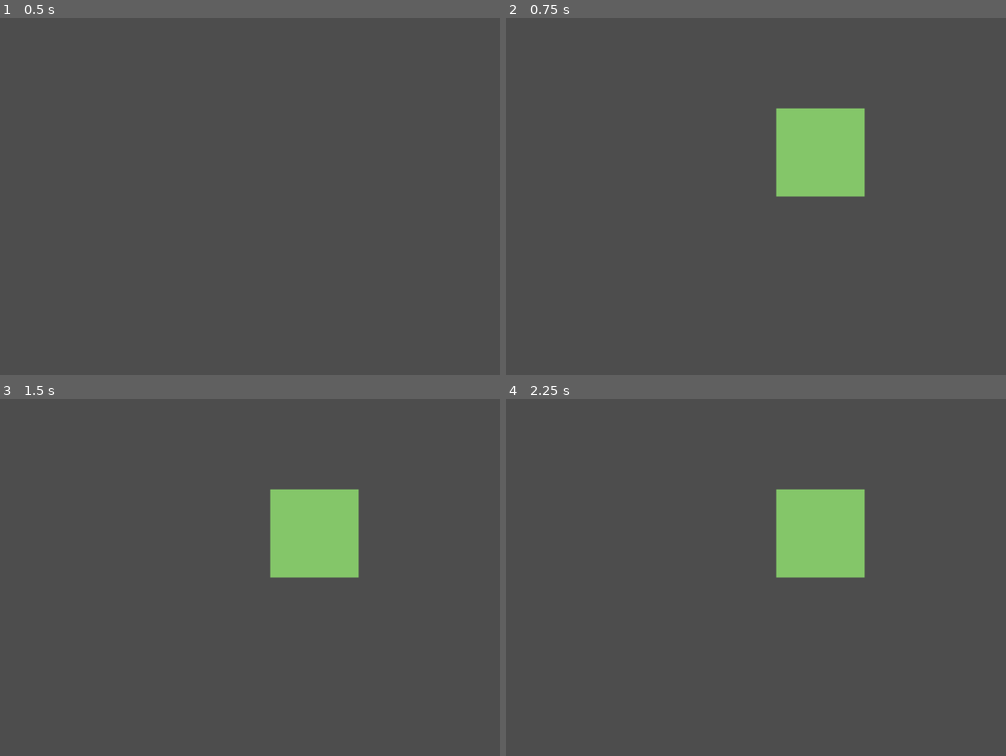
Above: before the commit, frames 1-4 (two rows, left to right).
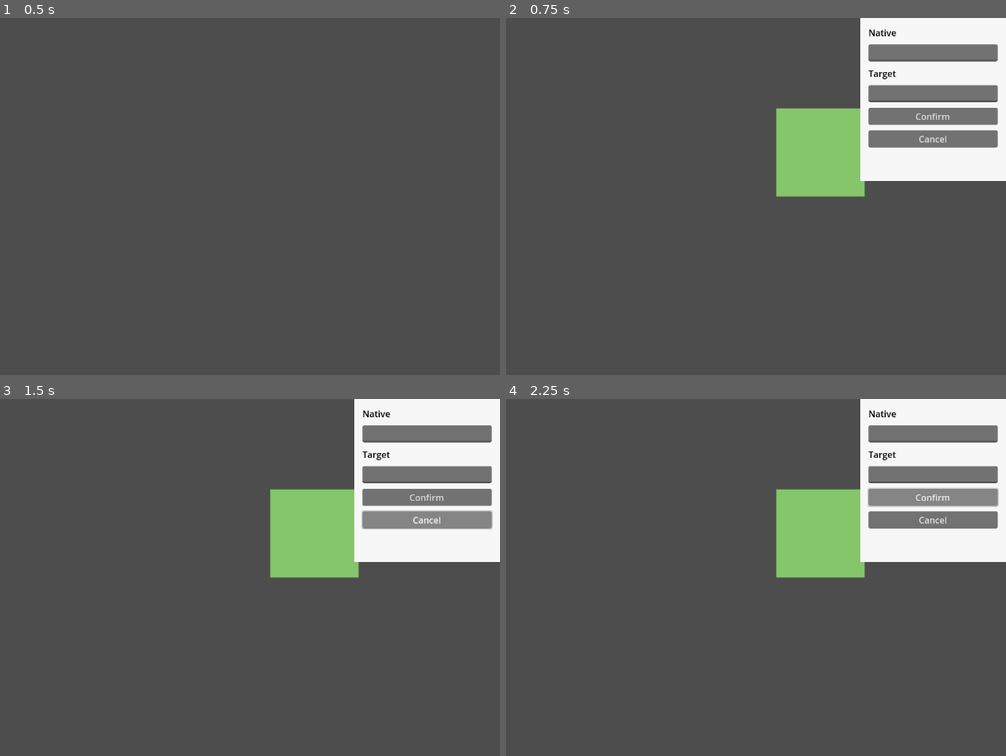
Above: after the commit, the same moments.

Repository: koljapluemer/vocab-city
Game: Godot game, scene res://scenes/Game.tscn
The game is run twice, just before and just after one commit, with the same random seed, the same clock (stepped at 60 frames per second) and the same inputs.
Inputs (mouse positions are in pixels of both pictures, inside the frame that each line leads up to):
- Up to frame 1 (0.5 s): no input
- Up to frame 2 (0.75 s): tap Enter at 0.5 s; move the mouse to (826, 178) at 0.52 s; right-click (826, 178) at 0.6 s; click (826, 178) at 0.67 s
- Up to frame 3 (1.5 s): click (425, 520) at 1.25 s, where only the run after the commit has a clickable "Cancel"
- Up to frame 4 (2.25 s): click (931, 498) at 2 s, where only the run after the commit has a clickable "Confirm"

Frame 1 is identical in both runs. In frame 2, 13% of the frame differs, in the area x 70-100%, y 0-46%; in frame 3, 13%; in frame 4, 13%.

Commit message:
show and hide sidebar when cell is active and not

Diff:
--- a/scenes/Game.tscn
+++ b/scenes/Game.tscn
@@ -2,7 +2,7 @@
 
 [ext_resource type="Script" path="res://scripts/Game.gd" id="1_o0i1w"]
 [ext_resource type="Script" path="res://scripts/Grid.gd" id="2_3dy6c"]
-[ext_resource type="PackedScene" uid="uid://co7by45gom5nw" path="res://scenes/prefabs/Cell.tscn" id="3_jbgu2"]
+[ext_resource type="PackedScene" uid="uid://xxydobu82bat" path="res://scenes/UI/SideBar.tscn" id="4_5jyp2"]
 [ext_resource type="Script" path="res://scripts/Camera2D.gd" id="4_h5ih3"]
 
 [node name="Game" type="Node2D"]
@@ -11,9 +11,8 @@
 [node name="Grid" type="Node" parent="."]
 script = ExtResource("2_3dy6c")
 
-[node name="Cell" parent="." instance=ExtResource("3_jbgu2")]
-position = Vector2(120, 48)
-centered = false
+[node name="SideBar" parent="Grid" instance=ExtResource("4_5jyp2")]
+follow_viewport_scale = 0.5
 
 [node name="Camera2D" type="Camera2D" parent="."]
 script = ExtResource("4_h5ih3")
--- /dev/null
+++ b/scenes/UI/SideBar.tscn
@@ -0,0 +1,53 @@
+[gd_scene load_steps=3 format=3 uid="uid://xxydobu82bat"]
+
+[sub_resource type="StyleBoxFlat" id="StyleBoxFlat_667wd"]
+content_margin_left = 15.0
+content_margin_top = 15.0
+content_margin_right = 15.0
+content_margin_bottom = 15.0
+bg_color = Color(0.968627, 0.968627, 0.968627, 1)
+
+[sub_resource type="CanvasItemMaterial" id="CanvasItemMaterial_v6t5f"]
+
+[node name="SideBar" type="CanvasLayer"]
+visible = false
+
+[node name="PanelContainer" type="PanelContainer" parent="."]
+anchors_preset = 1
+anchor_left = 1.0
+anchor_right = 1.0
+offset_left = -264.0
+offset_bottom = 296.0
+grow_horizontal = 0
+size_flags_vertical = 3
+theme_override_styles/panel = SubResource("StyleBoxFlat_667wd")
+
+[node name="Container" type="VBoxContainer" parent="PanelContainer"]
+material = SubResource("CanvasItemMaterial_v6t5f")
+layout_mode = 2
+theme_override_constants/separation = 10
+
+[node name="Label" type="Label" parent="PanelContainer/Container"]
+layout_mode = 2
+theme_override_colors/font_color = Color(0, 0, 0, 1)
+text = "Native"
+
+[node name="EditNative" type="LineEdit" parent="PanelContainer/Container"]
+layout_mode = 2
+
+[node name="Label2" type="Label" parent="PanelContainer/Container"]
+layout_mode = 2
+theme_override_colors/font_color = Color(0, 0, 0, 1)
+theme_override_font_sizes/font_size = 0
+text = "Target"
+
+[node name="EditTarget" type="LineEdit" parent="PanelContainer/Container"]
+layout_mode = 2
+
+[node name="ButtonConfirm" type="Button" parent="PanelContainer/Container"]
+layout_mode = 2
+text = "Confirm"
+
+[node name="ButtonCancel" type="Button" parent="PanelContainer/Container"]
+layout_mode = 2
+text = "Cancel"
--- a/scripts/Grid.gd
+++ b/scripts/Grid.gd
@@ -6,7 +6,7 @@
 
 var grid: Dictionary = {}
 var editModeActive = false
-var activeMapCoords
+var activeCellPos = null
 
 
 # Grid Helper Functions
@@ -37,9 +37,14 @@
 
 func handle_right_click(pos):
 	var mapPos = Grid.pos_to_grid_pos(pos)
-	if !get_cell_state(mapPos) == "none":
-		delete_cell_at_grid_pos(mapPos)
-	else:
+	if get_cell_state(mapPos) == "none":
 		var cell = get_or_create_cell_at(mapPos)
 		cell.set_state_empty()
 		add_child(cell.node)
+	# make sidebar visible (except if player clicks activeCell, then hide)
+	if activeCellPos != mapPos:
+		$SideBar.show()
+		activeCellPos = mapPos
+	else:
+		$SideBar.hide()
+		activeCellPos = null
Not shown, changed: README.md
